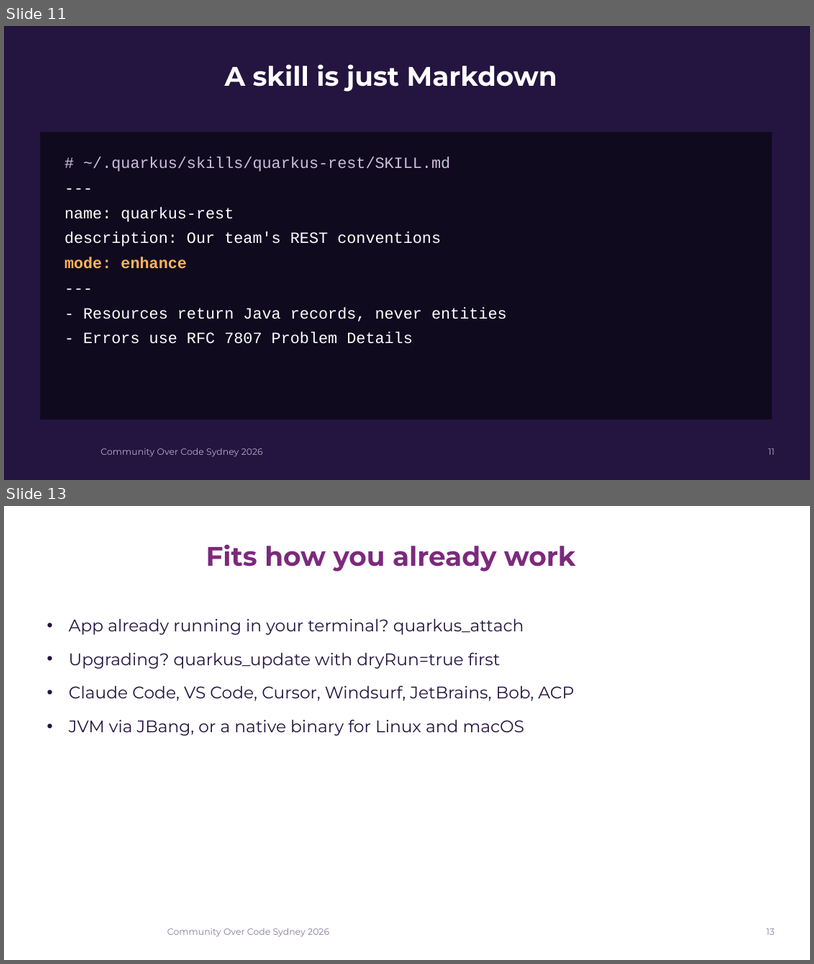
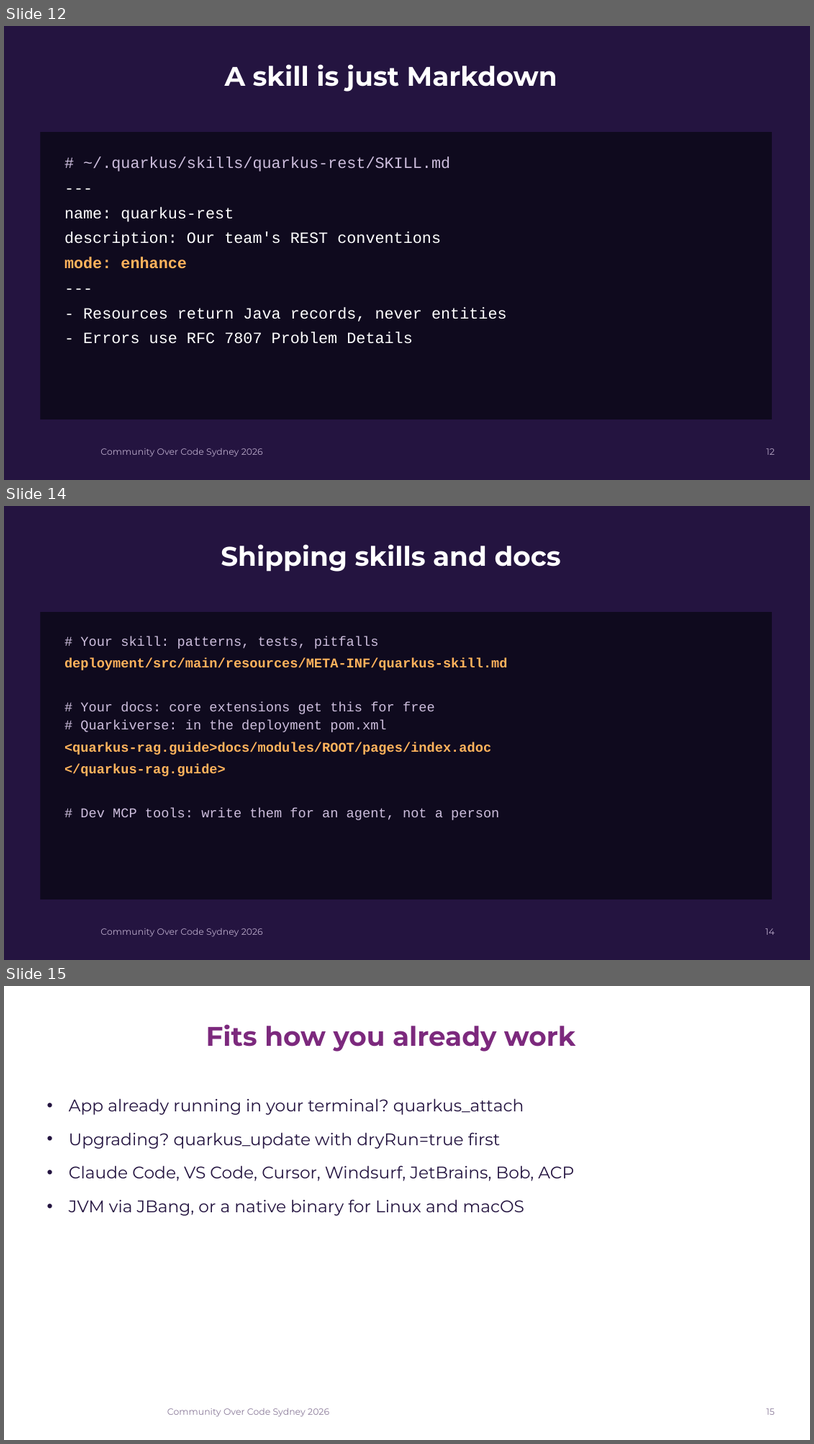
Before and after one commit to quarkusio/quarkus-agent-mcp, a slide deck: presentation/churconf/teaching-ai-agents-to-speak-quarkus.pptx. Shown one above the other, each under a label of ours: slides 11 and 13 before the commit, slides 12, 14 and 15 after it; the slides between them are not shown. The pictures are 814x964 and 814x1444 pixels, drawn with LibreOffice and Linux fonts; fonts in the diff are those of the drawing; background and template pictures are left out. Boxes give left, top, right and bottom in pixels: in the first picture for what was removed or moved away, otherwise in the second. Text is boxed around its words. In the diff, an @@ line names an element or a change of style, - is before the commit and + after.

Commit message:
Borrow the Dev Ex to AI Ex story and extension details from the Coding Agents deck, add the native install

```diff
--- a/presentation/churconf/teaching-ai-agents-to-speak-quarkus.pptx
+++ b/presentation/churconf/teaching-ai-agents-to-speak-quarkus.pptx
@@ slide 14 added at box(4, 506, 810, 960), background #241440; not listed: 2 template elements that a slide beside it also shows @@
@@ title added at box(221, 544, 561, 572), 24 pt, text #FFFFFF, bold @@
+Shipping skills and docs
@@ text added at box(64, 636, 508, 820), 12 pt, text #CDBEDD @@
+# Your skill: patterns, tests, pitfalls
+deployment/src/main/resources/META-INF/quarkus-skill.md
+# Your docs: core extensions get this for free
+# Quarkiverse: in the deployment pom.xml
+<quarkus-rag.guide>docs/modules/ROOT/pages/index.adoc
+</quarkus-rag.guide>
+# Dev MCP tools: write them for an agent, not a person
@@ page number added at box(766, 928, 775, 934), 8 pt, text #B9A9C9 @@
+14
@@ what was slide 11 is now slide 12 @@
@@ page number at box(766, 448, 775, 454): text changed @@
-11
+12
@@ what was slide 13 is now slide 15 @@
@@ page number at box(766, 1408, 775, 1414): text changed @@
-13
+15
```
Also in this commit, not shown: 4 slides changed, 3 other slides added, 1 slide removed, 2 other files.
